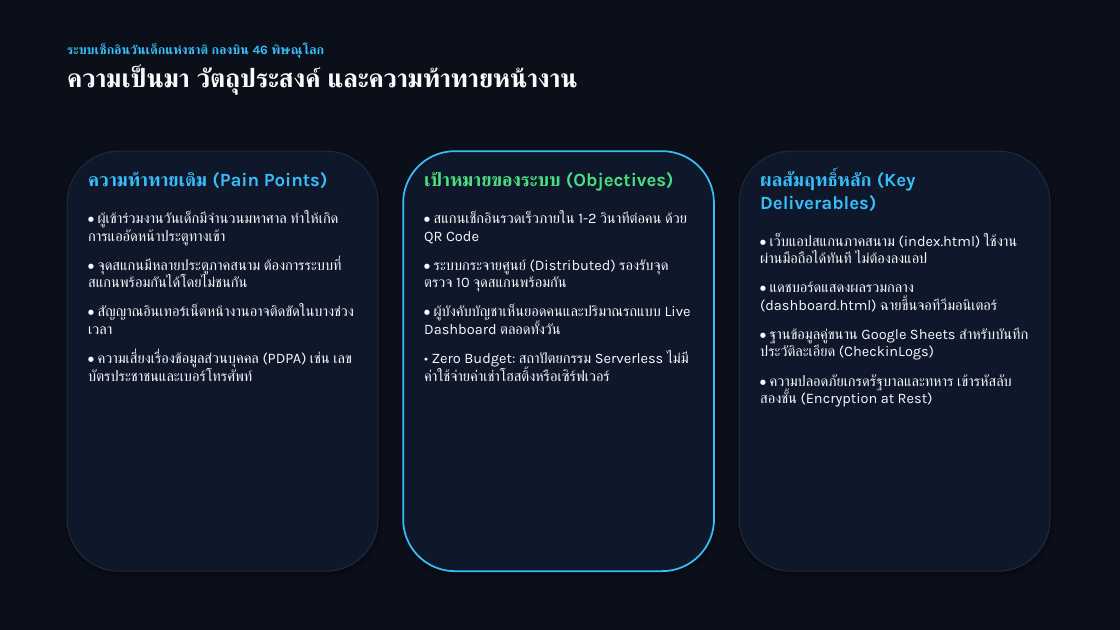
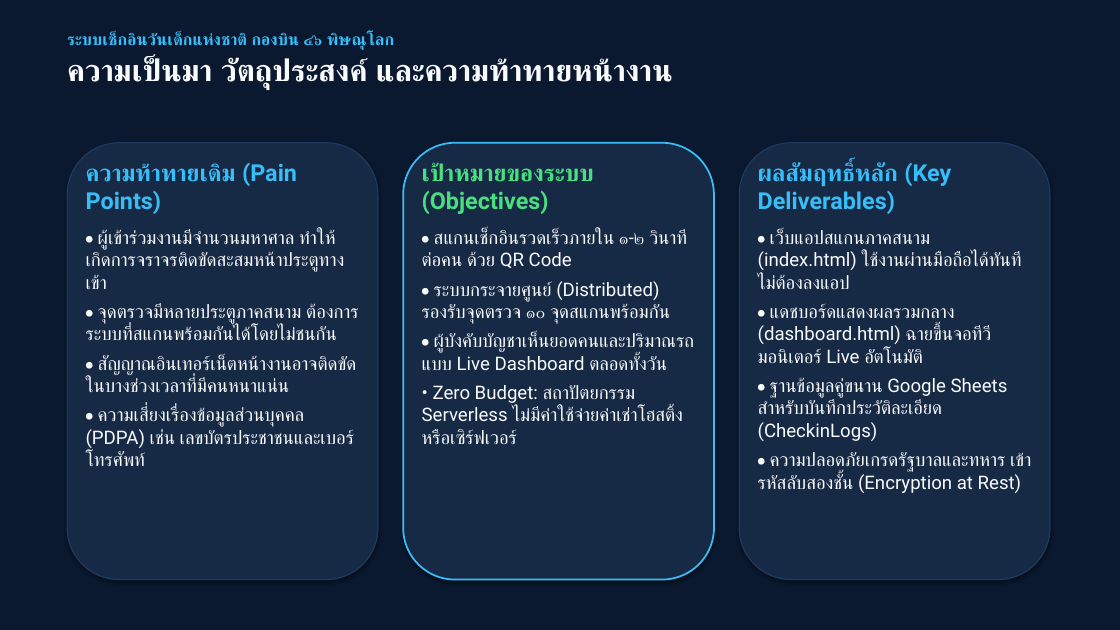
Before and after one commit to charkhrit/CDs-checkin-system, a slide deck: slide 2 of DOCs/CDs_Checkin_System_Presentation.pptx. Drawn at 1120x630 pixels with LibreOffice and Linux fonts; fonts in the diff are those of the drawing. Boxes give left, top, right and bottom in pixels: in the first picture for what was removed or moved away, otherwise in the second. Text is boxed around its words. In the diff, an @@ line names an element or a change of style, - is before the commit and + after.

Commit message:
Update docs and presentation to official TH SarabunPSK with high-res graphics and official formatting

```diff
--- a/DOCs/CDs_Checkin_System_Presentation.pptx
+++ b/DOCs/CDs_Checkin_System_Presentation.pptx
@@ background #0B0F19 to #0A192F @@
@@ text "ระบบเช็กอินวันเด็กแห่งชาติ กองบิน ๔๖ พิษณุโลก": place and size @@
-text "ระบบเช็กอินวันเด็กแห่งชาติ กองบิน ๔๖ พิษณุโลก" at (67,44,577,95)
+text "ระบบเช็กอินวันเด็กแห่งชาติ กองบิน ๔๖ พิษณุโลก" at (67,33,673,89)
@@ text at (67,33,395,50): text changed; size 11 to 14 pt; font Karla to Roboto @@
-ระบบเช็กอินวันเด็กแห่งชาติ กองบิน 46 พิษณุโลก
+ระบบเช็กอินวันเด็กแห่งชาติ กองบิน ๔๖ พิษณุโลก
@@ text at (67,57,673,89): size 22 to 26 pt, font Karla to Roboto in "ความเป็นมา วัตถุประสงค์ และความท้าทายหน้างาน"; less space between paragraphs @@
@@ rounded rectangle: place and size @@
-rounded rectangle at (67,151,378,571)
+rounded rectangle at (67,143,378,580)
@@ rounded rectangle at (67,143,378,580): fill #0F172A to #172A45; outline #1E293B 1 pt to #1E3A5F 1 pt @@
@@ rounded rectangle: place and size @@
-rounded rectangle at (403,151,714,571)
+rounded rectangle at (403,143,714,580)
@@ rounded rectangle at (403,143,714,580): fill #0F172A to #172A45 @@
@@ rounded rectangle at (739,143,1050,580): fill #0F172A to #172A45; outline #1E293B 1 pt to #1E3A5F 1 pt @@
@@ rounded rectangle: place and size @@
-rounded rectangle at (739,151,1050,571)
+rounded rectangle at (739,143,1050,580)
@@ text at (86,163,354,466): size 16 to 20 pt in "ความท้าทายเดิม (Pain Points)"; font Karla to Roboto in "ความท้าทายเดิม (Pain Points)", "• ความเสี่ยงเรื่องข้อมูลส่วนบุคคล (PDPA) เช่น เลขบัตรประชาชน ..."; size 12.5 to 16 pt in "• ความเสี่ยงเรื่องข้อมูลส่วนบุคคล (PDPA) เช่น เลขบัตรประชาชน ..."; less space between paragraphs @@
@@ text "ความท้าทายเดิม (Pain Points)": place and size @@
-text "ความท้าทายเดิม (Pain Points)" at (88,172,354,381)
+text "ความท้าทายเดิม (Pain Points)" at (86,163,358,466)
@@ text at (422,162,694,444): size 16 to 20 pt in "เป้าหมายของระบบ (Objectives)"; font Karla to Roboto in "เป้าหมายของระบบ (Objectives)", "• ผู้บังคับบัญชาเห็นยอดคนและปริมาณรถแบบ Live Dashboard ตลอดท ...", "• Zero Budget: สถาปัตยกรรม Serverless ไม่มีค่าใช้จ่ายค่าเช่า ..."; size 12.5 to 16 pt in "• ผู้บังคับบัญชาเห็นยอดคนและปริมาณรถแบบ Live Dashboard ตลอดท ...", "• Zero Budget: สถาปัตยกรรม Serverless ไม่มีค่าใช้จ่ายค่าเช่า ..."; less space between paragraphs @@
@@ text "เป้าหมายของระบบ (Objectives)": place and size @@
-text "เป้าหมายของระบบ (Objectives)" at (424,172,691,381)
+text "เป้าหมายของระบบ (Objectives)" at (422,162,694,444)
@@ text at (758,162,1031,493): size 16 to 20 pt in "ผลสัมฤทธิ์หลัก (Key Deliverables)"; font Karla to Roboto in "ผลสัมฤทธิ์หลัก (Key Deliverables)", "• เว็บแอปสแกนภาคสนาม (index.html) ใช้งานผ่านมือถือได้ทันที ไ ...", "• ฐานข้อมูลคู่ขนาน Google Sheets สำหรับบันทึกประวัติละเอียด  ...", "• ความปลอดภัยเกรดรัฐบาลและทหาร เข้ารหัสลับสองชั้น (Encryptio ..."; size 12.5 to 16 pt in "• เว็บแอปสแกนภาคสนาม (index.html) ใช้งานผ่านมือถือได้ทันที ไ ...", "• ฐานข้อมูลคู่ขนาน Google Sheets สำหรับบันทึกประวัติละเอียด  ...", "• ความปลอดภัยเกรดรัฐบาลและทหาร เข้ารหัสลับสองชั้น (Encryptio ..."; less space between paragraphs @@
@@ text "ผลสัมฤทธิ์หลัก (Key Deliverables)": place and size @@
-text "ผลสัมฤทธิ์หลัก (Key Deliverables)" at (760,172,1028,407)
+text "ผลสัมฤทธิ์หลัก (Key Deliverables)" at (758,162,1031,493)
@@ text at (86,229,358,392): text changed; size 12.5 to 16 pt; font Karla to Roboto @@
-• ผู้เข้าร่วมงานวันเด็กมีจำนวนมหาศาล ทำให้เกิดการแออัดหน้าประตูทางเข้า
-• จุดสแกนมีหลายประตูภาคสนาม ต้องการระบบที่สแกนพร้อมกันได้โดยไม่ชนกัน
-• สัญญาณอินเทอร์เน็ตหน้างานอาจติดขัดในบางช่วงเวลา
+• ผู้เข้าร่วมงานมีจำนวนมหาศาล ทำให้เกิดการจราจรติดขัดสะสมหน้าประตูทางเข้า
+• จุดตรวจมีหลายประตูภาคสนาม ต้องการระบบที่สแกนพร้อมกันได้โดยไม่ชนกัน
+• สัญญาณอินเทอร์เน็ตหน้างานอาจติดขัดในบางช่วงเวลาที่มีคนหนาแน่น
@@ text at (422,229,687,324): text changed; size 12.5 to 16 pt; font Karla to Roboto @@
-• สแกนเช็กอินรวดเร็วภายใน 1-2 วินาทีต่อคน ด้วย QR Code
-• ระบบกระจายศูนย์ (Distributed) รองรับจุดตรวจ 10 จุดสแกนพร้อมกัน
+• สแกนเช็กอินรวดเร็วภายใน ๑-๒ วินาทีต่อคน ด้วย QR Code
+• ระบบกระจายศูนย์ (Distributed) รองรับจุดตรวจ ๑๐ จุดสแกนพร้อมกัน
@@ text at (758,304,992,363): text changed; size 12.5 to 16 pt; font Karla to Roboto @@
-• แดชบอร์ดแสดงผลรวมกลาง (dashboard.html) ฉายขึ้นจอทีวีมอนิเตอร์
+• แดชบอร์ดแสดงผลรวมกลาง (dashboard.html) ฉายขึ้นจอทีวีมอนิเตอร์ Live อัตโนมัติ
```
Also in this commit, not shown: 9 other slides changed, 4 other files.
